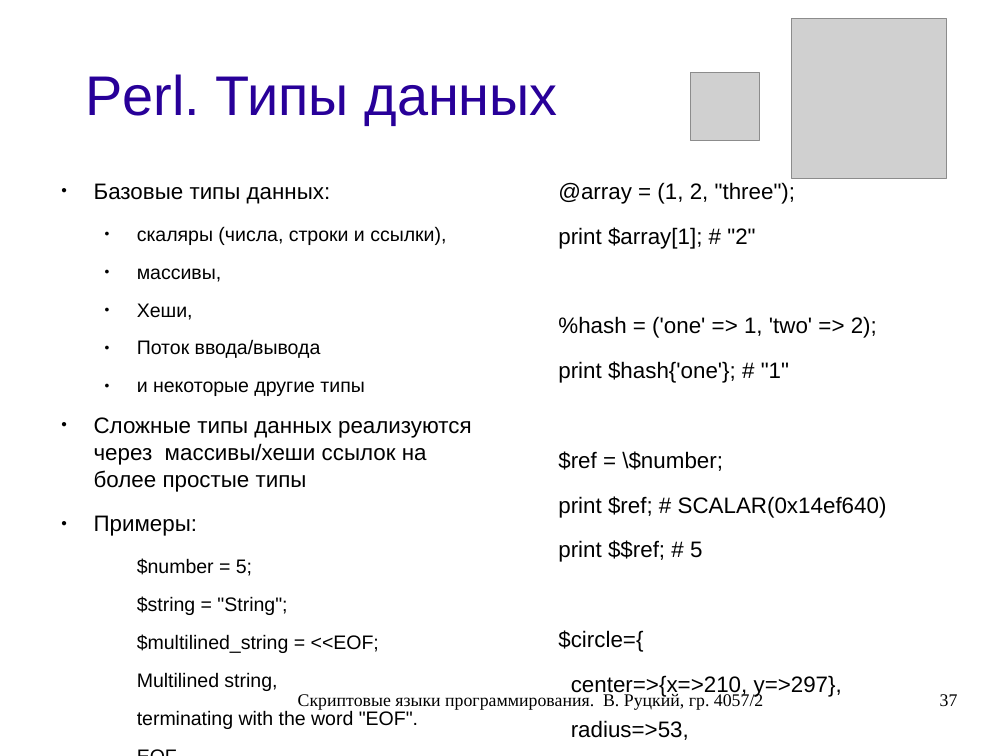
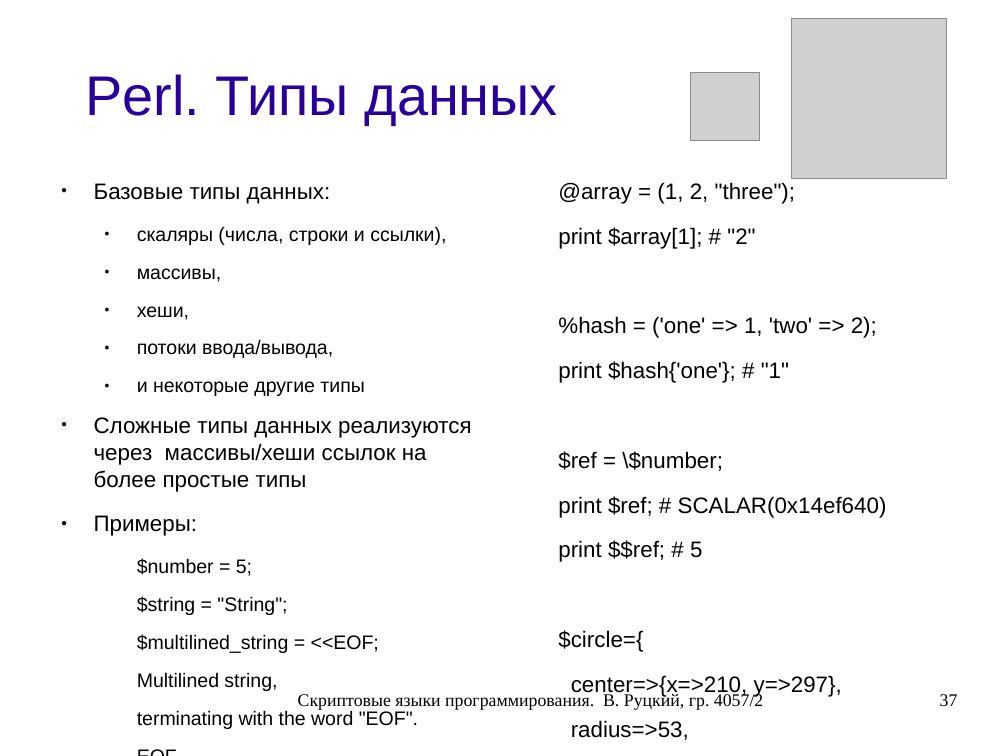
Before and after one commit to rutsky/semester07, a slide deck: slide 37 of Operation_systems/scripting_languages/40572_Rutsky_Scripting_languages.odp. Drawn at 1008x756 pixels with LibreOffice and Linux fonts; fonts in the diff are those of the drawing; grey boxes stand for pictures. Boxes give left, top, right and bottom in pixels: in the first picture for what was removed or moved away, otherwise in the second. Text is boxed around its words. In the diff, an @@ line names an element or a change of style, - is before the commit and + after.

```diff
--- a/Operation_systems/scripting_languages/40572_Rutsky_Scripting_languages.odp
+++ b/Operation_systems/scripting_languages/40572_Rutsky_Scripting_languages.odp
@@ text at (137, 306, 333, 358): text changed @@
-  ● Хеши,
-  ● Поток ввода/вывода
+  ● хеши,
+  ● потоки ввода/вывода,
```
Also in this commit, not shown: 9 other slides changed, 1 slide removed.
